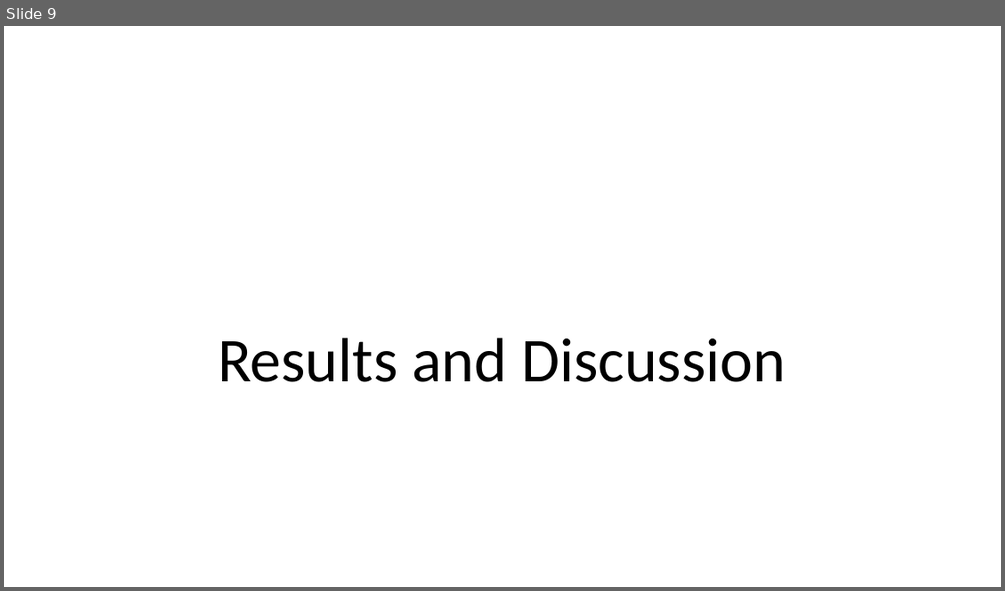
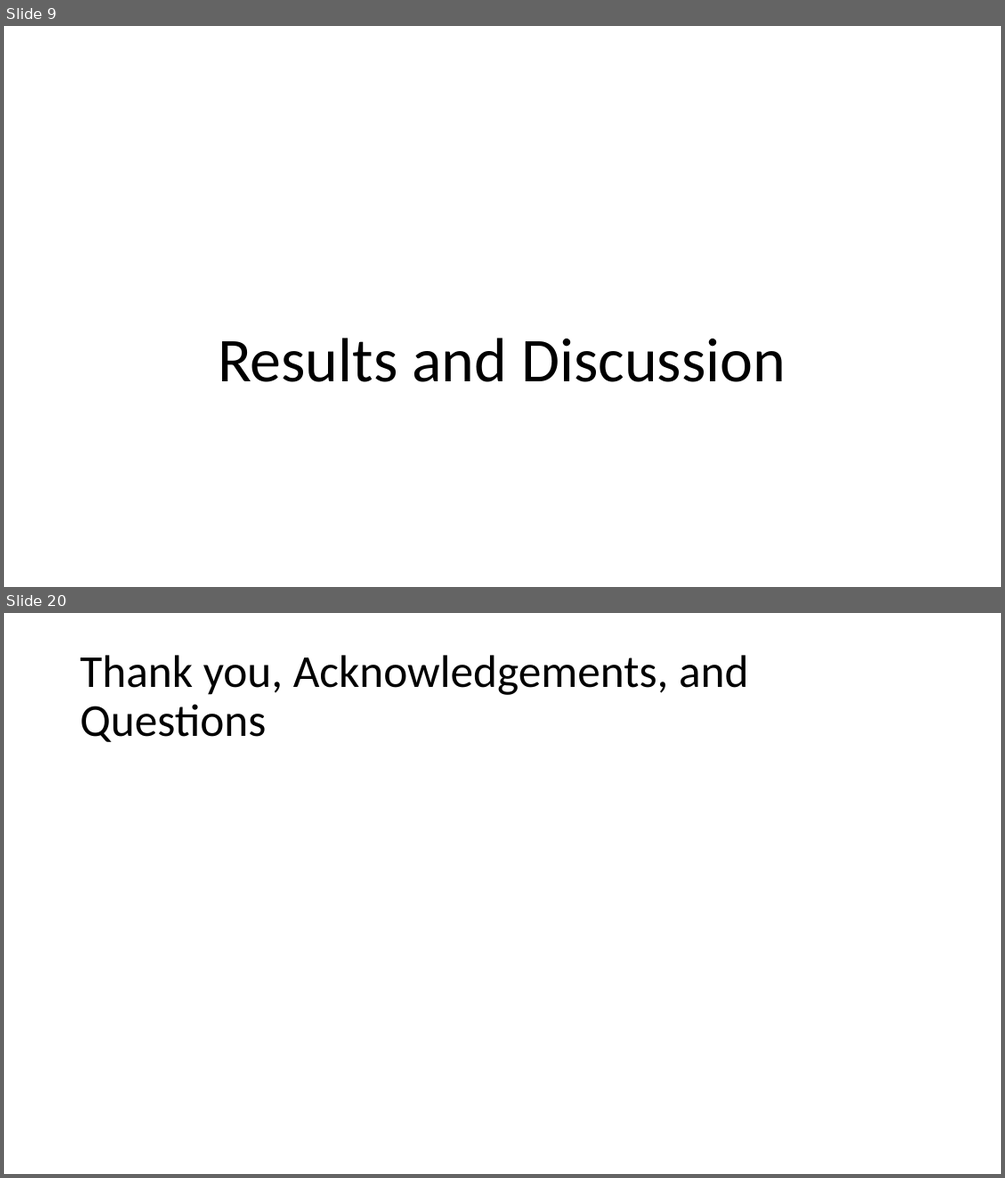
Before and after one commit to LukeABobay/larval-fish-community-analysis, a slide deck: PICES 2026 Presentation.pptx. Shown one above the other, each under a label of ours: slide 9 before the commit, slides 9 and 20 after it; the slides between them are not shown. The pictures are 1005x591 and 1005x1178 pixels, drawn with LibreOffice and Linux fonts; fonts in the diff are those of the drawing. Boxes give left, top, right and bottom in pixels: in the first picture for what was removed or moved away, otherwise in the second. Text is boxed around its words. In the diff, an @@ line names an element or a change of style, - is before the commit and + after.

```diff
--- a/PICES 2026 Presentation.pptx
+++ b/PICES 2026 Presentation.pptx
@@ slide 20 added at <box>4,613,1001,1174</box>, background #FFFFFF @@
@@ title added at <box>80,655,748,742</box>, 44 pt, text #000000 @@
+Thank you, Acknowledgements, and Questions
```
Also in this commit, not shown: 10 slides changed, 5 other slides added.
